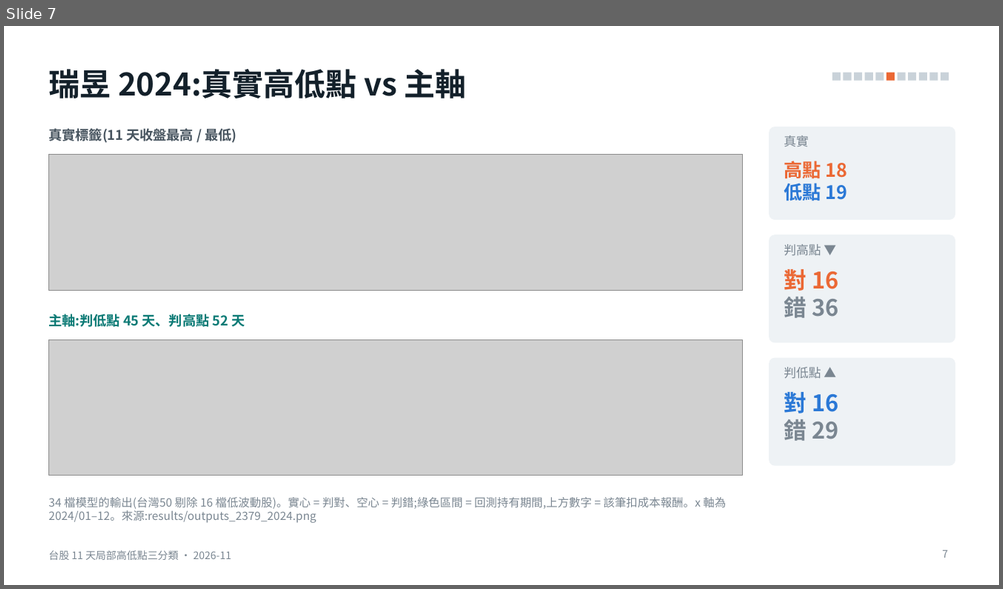
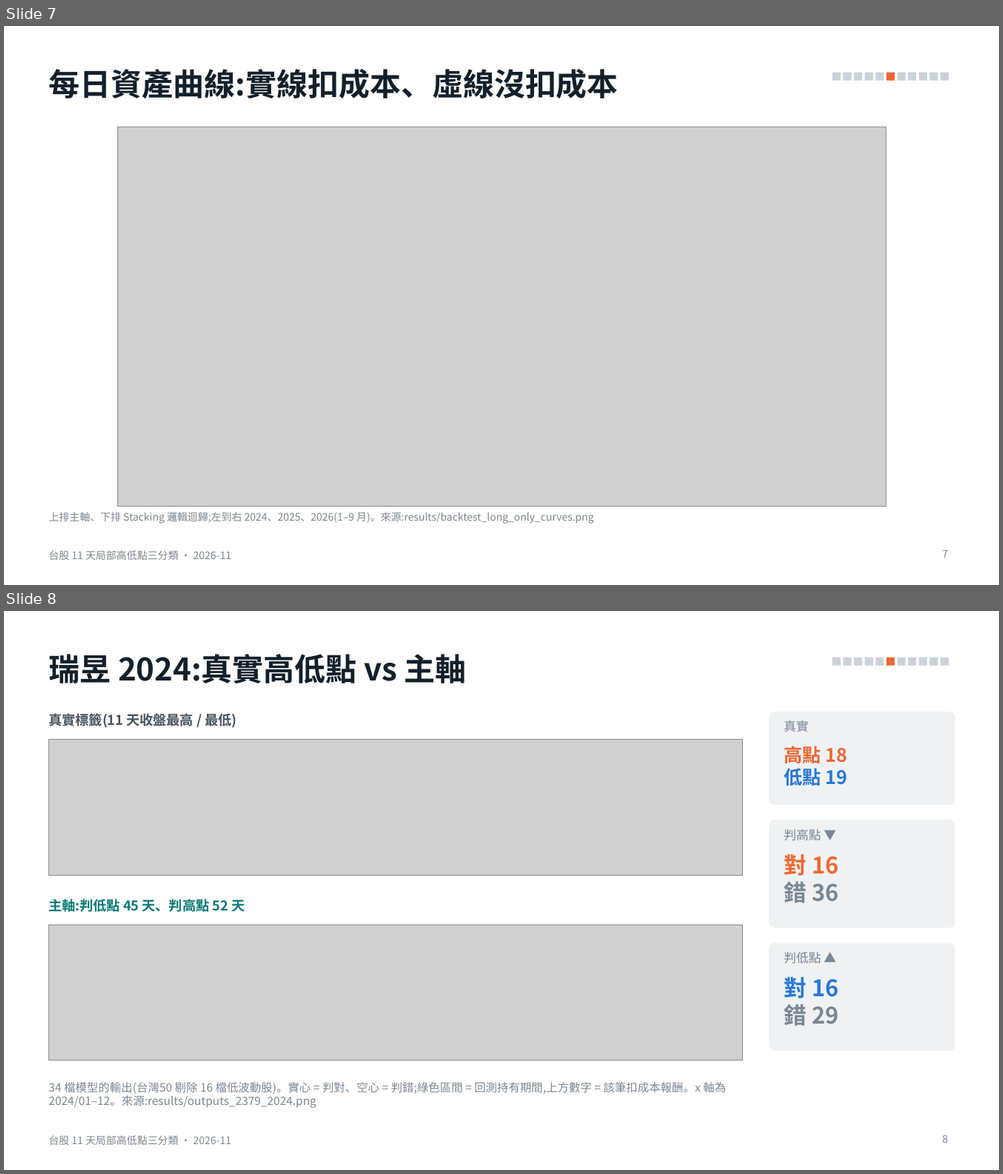
Before and after one commit to alextixu/fcukproject, a slide deck: method_kline_peak/report/kline_peak_report.pptx. Shown one above the other, each under a label of ours: slide 7 before the commit, slides 7 and 8 after it. The pictures are 1003x589 and 1003x1174 pixels, drawn with LibreOffice and Linux fonts; fonts in the diff are those of the drawing; grey boxes stand for pictures. Boxes give left, top, right and bottom in pixels: in the first picture for what was removed or moved away, otherwise in the second. Text is boxed around its words. In the diff, an @@ line names an element or a change of style, - is before the commit and + after.

```diff
--- a/method_kline_peak/report/kline_peak_report.pptx
+++ b/method_kline_peak/report/kline_peak_report.pptx
@@ slide 7 added at [4, 26, 999, 585], background #FFFFFF; not listed: 12 template elements that a slide beside it also shows @@
@@ title added at [48, 69, 617, 99], 30 pt, text #13202A, bold @@
+每日資產曲線:實線扣成本、虛線沒扣成本
@@ picture added at [117, 127, 886, 506] @@
@@ text added at [48, 512, 594, 524], 10 pt, text #7A8691 @@
+上排主軸、下排 Stacking 邏輯迴歸;左到右 2024、2025、2026(1–9 月)。來源:results/backtest_long_only_curves.png
@@ page number added at [942, 551, 948, 558], 10 pt, text #7A8691 @@
+7
@@ what was slide 7 is now slide 8 @@
@@ page number at [942, 1135, 948, 1143]: text changed @@
-7
+8
```
Also in this commit, not shown: 5 slides changed, 1 other file.
